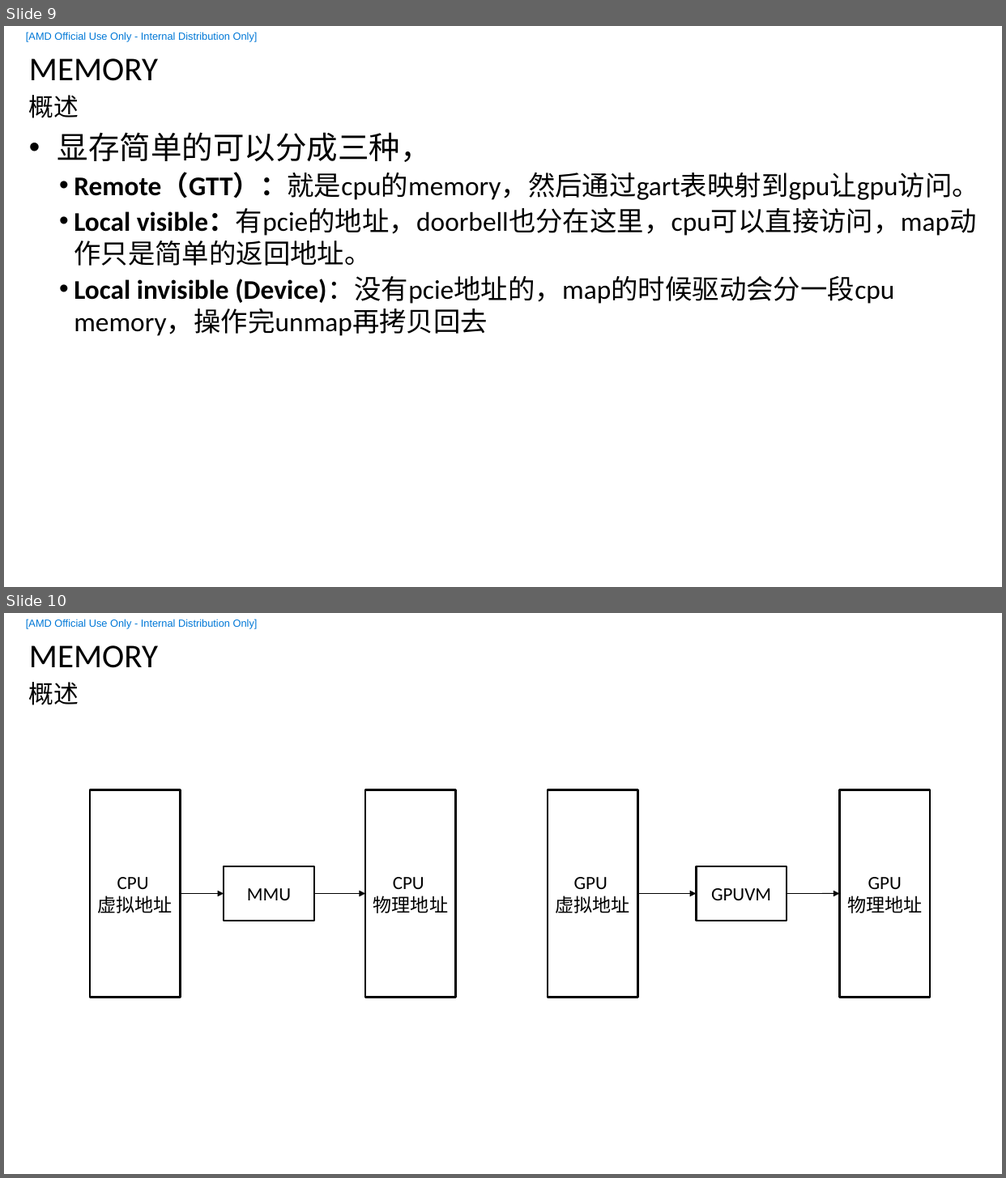
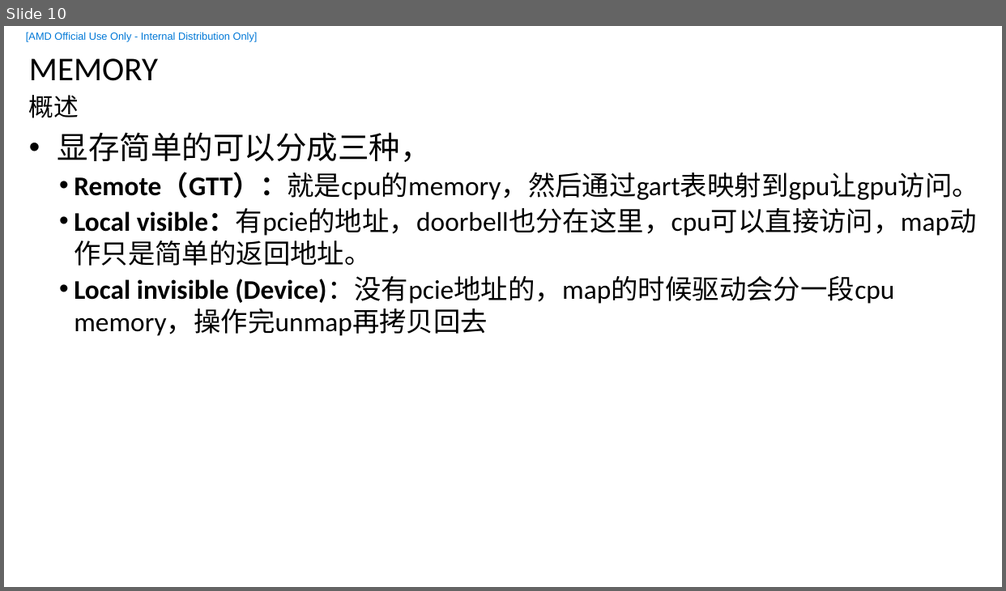
Before and after one commit to feifei14119/KmtHsaStudy, a slide deck: doc/HSA-KMT.pptx. Shown one above the other, each under a label of ours: slides 9 and 10 before the commit, slide 10 after it. The pictures are 1006x1178 and 1006x591 pixels, drawn with LibreOffice and Linux fonts; fonts in the diff are those of the drawing; background and template pictures are left out. Boxes give left, top, right and bottom in pixels: in the first picture for what was removed or moved away, otherwise in the second. Text is boxed around its words. In the diff, an @@ line names an element or a change of style, - is before the commit and + after.

```diff
--- a/doc/HSA-KMT.pptx
+++ b/doc/HSA-KMT.pptx
@@ slide 10 removed at [4,613,1002,1174], background #FFFFFF; not listed: 2 template elements that a slide beside it also shows @@
@@ title removed at [29,645,158,668] @@
-MEMORY
@@ text removed at [29,682,79,705] @@
-概述
@@ rectangle removed at [90,790,181,997] @@
-CPU
-虚拟地址
@@ rectangle removed at [365,790,456,997] @@
-CPU
-物理地址
@@ rectangle removed at [548,790,638,997] @@
-GPU
-虚拟地址
@@ rectangle removed at [839,790,930,997] @@
-GPU
-物理地址
@@ rectangle removed at [224,867,314,922] @@
-MMU
@@ rectangle removed at [696,867,786,922] @@
-GPUVM
@@ arrow removed from (180, 894) to (224, 894) @@
@@ arrow removed from (314, 894) to (365, 894) @@
@@ arrow removed from (638, 894) to (696, 894) @@
@@ arrow removed from (786, 894) to (839, 894) @@
@@ what was slide 9 is now slide 10 @@
```
Also in this commit, not shown: 1 slide changed, 6 slides added, 3 other files.
